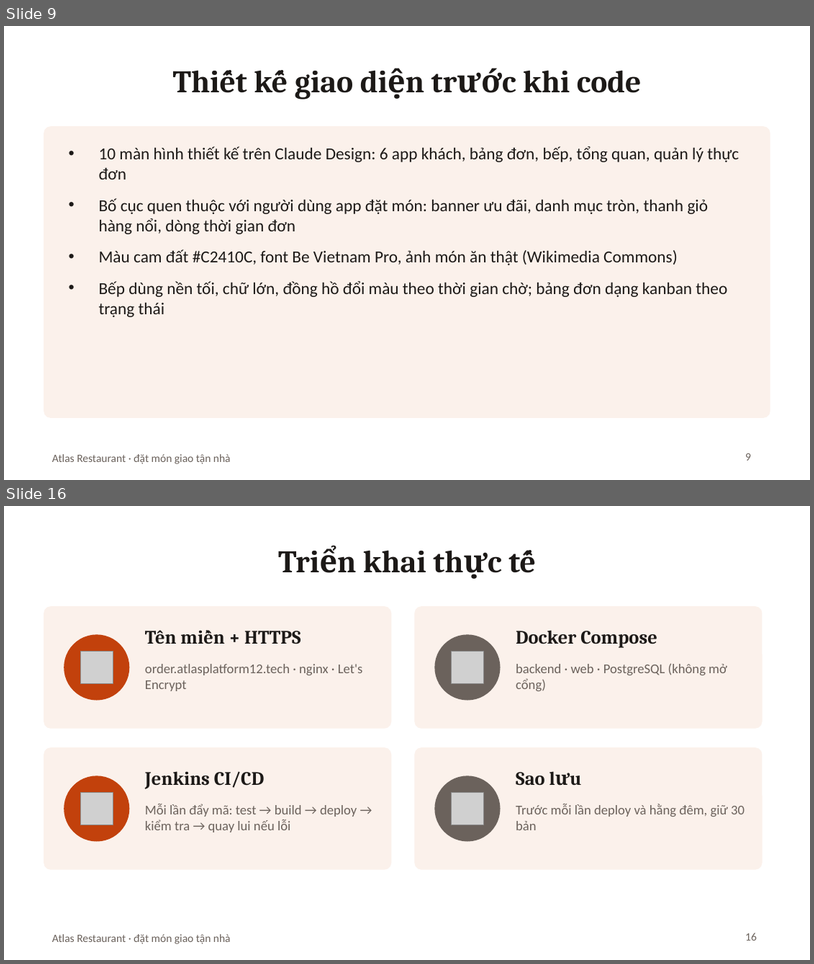
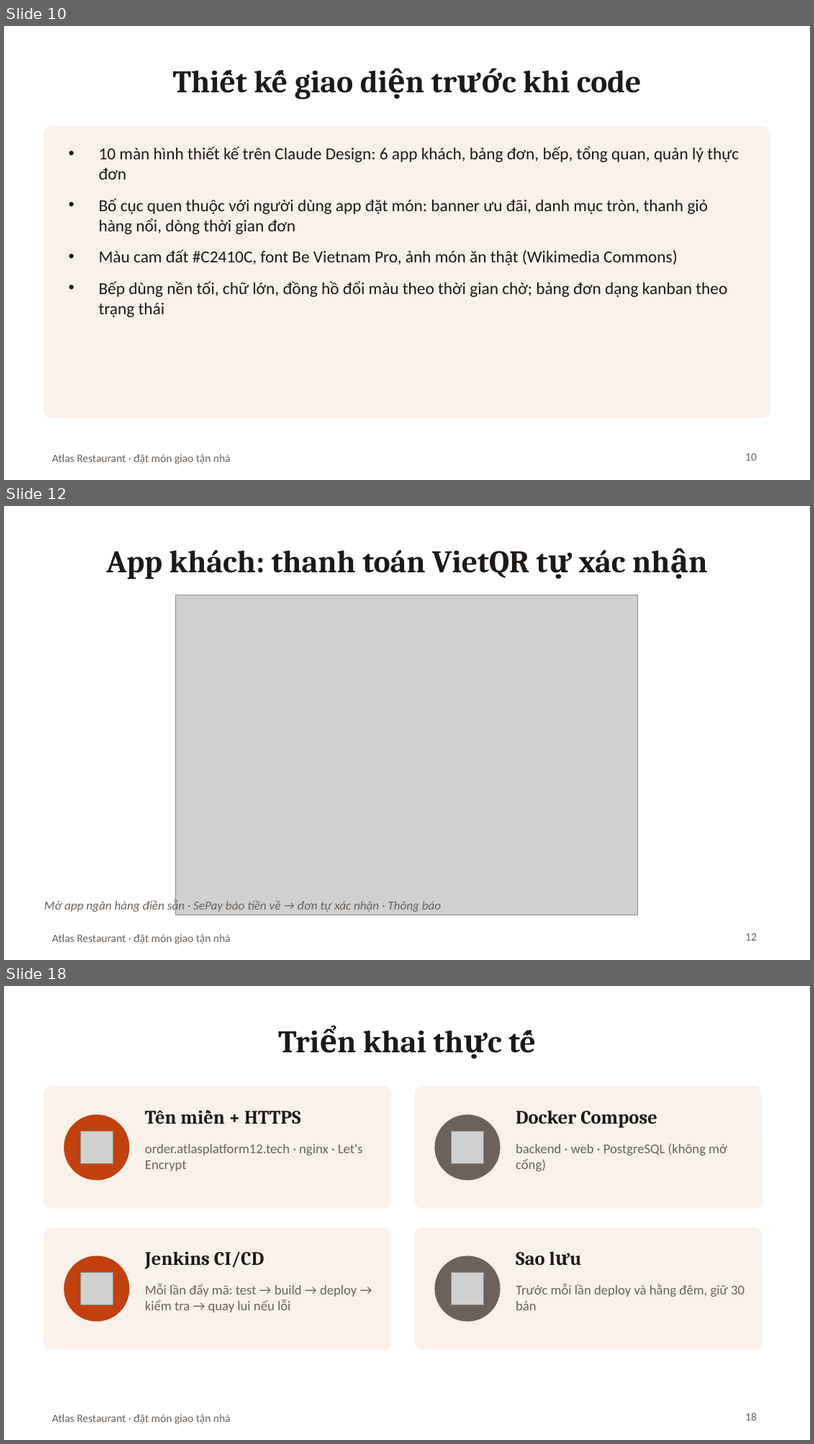
Before and after one commit to Anpham120/restaurant-ordering-mobile, a slide deck: docs/Slide_BTL_AtlasRestaurant.pptx. Shown one above the other, each under a label of ours: slides 9 and 16 before the commit, slides 10, 12 and 18 after it; the slides between them are not shown. The pictures are 814x964 and 814x1444 pixels, drawn with LibreOffice and Linux fonts; fonts in the diff are those of the drawing; grey boxes stand for pictures. Boxes give left, top, right and bottom in pixels: in the first picture for what was removed or moved away, otherwise in the second. Text is boxed around its words. In the diff, an @@ line names an element or a change of style, - is before the commit and + after.

```diff
--- a/docs/Slide_BTL_AtlasRestaurant.pptx
+++ b/docs/Slide_BTL_AtlasRestaurant.pptx
@@ slide 12 added at (4, 506, 810, 960), background #FFFFFF; not listed: 1 template element that a slide beside it also shows @@
@@ title added at (106, 550, 626, 579), 28 pt, text #1C1917, bold @@
+App khách: thanh toán VietQR tự xác nhận
@@ picture added at (176, 595, 638, 915) @@
@@ text added at (44, 899, 441, 913), 11 pt, text #6B625C, italic @@
+Mở app ngân hàng điền sẵn · SePay báo tiền về → đơn tự xác nhận · Thông báo
@@ page number added at (746, 933, 757, 940), 10 pt, text #6B625C @@
+12
@@ what was slide 9 is now slide 10 @@
@@ page number at (746, 453, 757, 460): text changed @@
-9
+10
@@ what was slide 16 is now slide 18 @@
@@ page number at (746, 1412, 757, 1420): text changed @@
-16
+18
```
Also in this commit, not shown: 10 slides changed, 3 other slides added, 2 slides removed, 5 other files.
